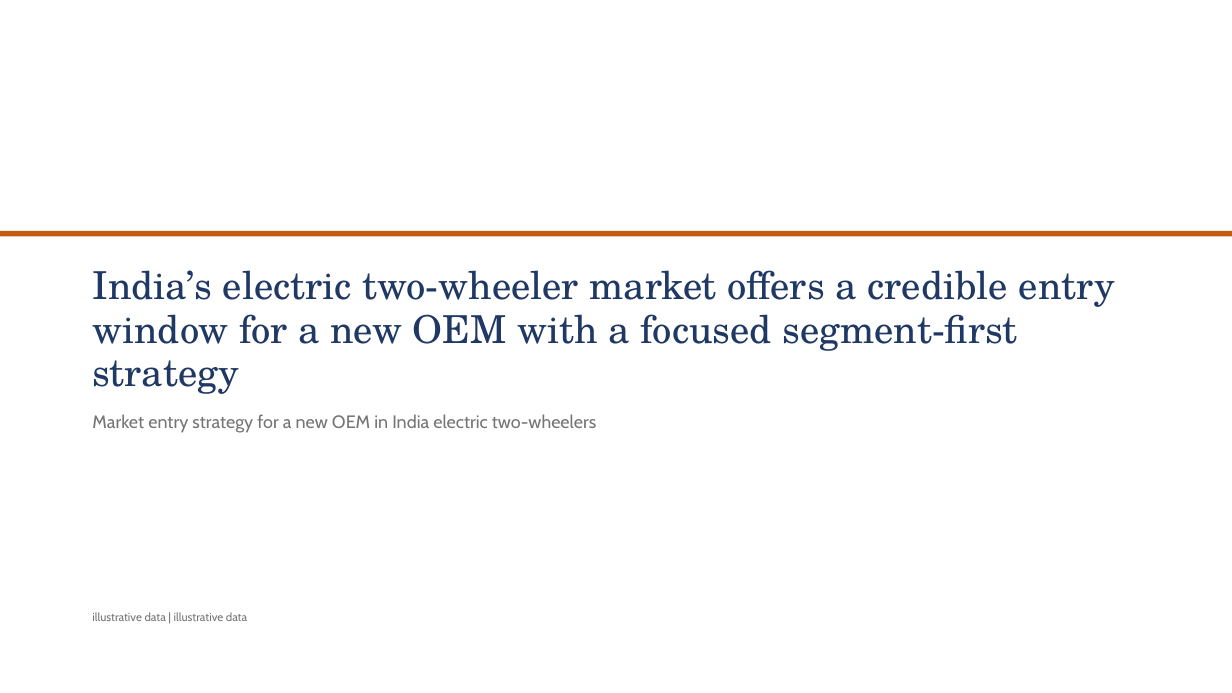
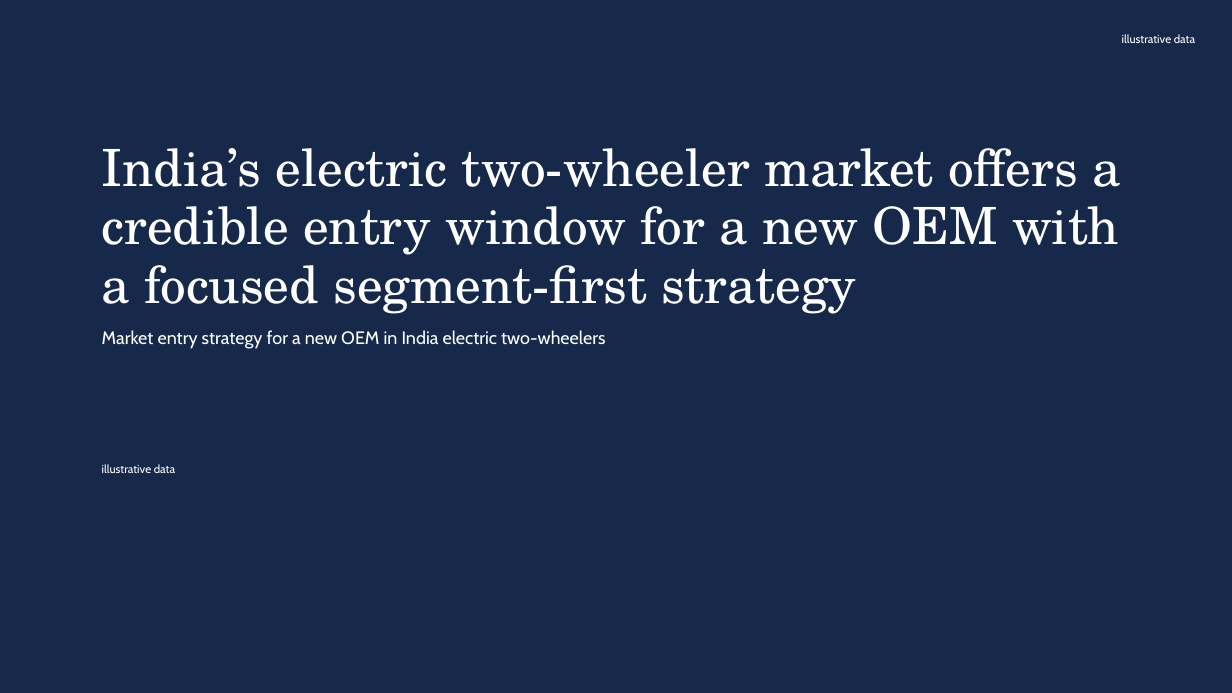
Before and after one commit to addiskers/pptv1, a slide deck: slide 1 of eval/out/ev_market_entry.spec.pptx. Drawn at 1232x693 pixels with LibreOffice and Linux fonts; fonts in the diff are those of the drawing. Boxes give left, top, right and bottom in pixels: in the first picture for what was removed or moved away, otherwise in the second. Text is boxed around its words. In the diff, an @@ line names an element or a change of style, - is before the commit and + after.

Commit message:
Q1a: full-bleed cover + colour-block divider, highlight pills, superscripts, icon tiles
Human-craft elements replicated from the reference Gates deck:
- title slide: full-bleed charcoal canvas, oversized serif in cream, org
  wordmark bleeding off the bottom edge (schema: wordmark field)
- section_divider: bold full-slide accent colour-block, centered (style=bleed)
  with a bar variant retained
- rich text: [[hl]]...[[/]] -> yellow highlight pill behind the run (the
  consulting number signature); ^1 / ^{12} -> superscript footnote refs.
  Correct OOXML: <a:highlight> inserted before a:latin per CT schema;
  baseline=30000 for superscript
- color_highlight theme role (all 3 themes)
- icon_tile_row component: dark rounded icon tiles + alternating bands
  (reference impact-slide rail)
- render/xml_utils.py: add_soft_shadow (outerShdw) + add_shape(shadow=True)

131 tests; eval green; COM-verified title/divider/pills.

```diff
--- a/eval/out/ev_market_entry.spec.pptx
+++ b/eval/out/ev_market_entry.spec.pptx
@@ rectangle: place and size @@
-rectangle at box(0, 231, 1232, 237)
+rectangle at box(0, 0, 1232, 693)
@@ rectangle at box(0, 0, 1232, 693): fill #C55A11 to #16294A @@
@@ text added at box(1122, 34, 1195, 43), 9 pt, text #FFFFFF @@
+illustrative data
@@ text at box(102, 148, 1121, 314): text changed; size 30 to 40 pt; text colour #1F3864 to #FFFFFF @@
-India’s electric two-wheeler market offers a credible entry
-window for a new OEM with a focused segment-first
-strategy
+India’s electric two-wheeler market offers a
+credible entry window for a new OEM with
+a focused segment-first strategy
@@ text "Market entry strategy for a ...": place and size @@
-text "Market entry strategy for a ..." at box(92, 414, 596, 433)
+text "Market entry strategy for a ..." at box(102, 330, 605, 349)
@@ text "Market entry strategy for a ..." at box(102, 330, 605, 349): text colour #757575 to #FFFFFF @@
@@ text at box(102, 464, 175, 473): text changed; text colour #757575 to #FFFFFF @@
-illustrative data | illustrative data
+illustrative data
```
Also in this commit, not shown: 1 other slide changed, 26 other files.
